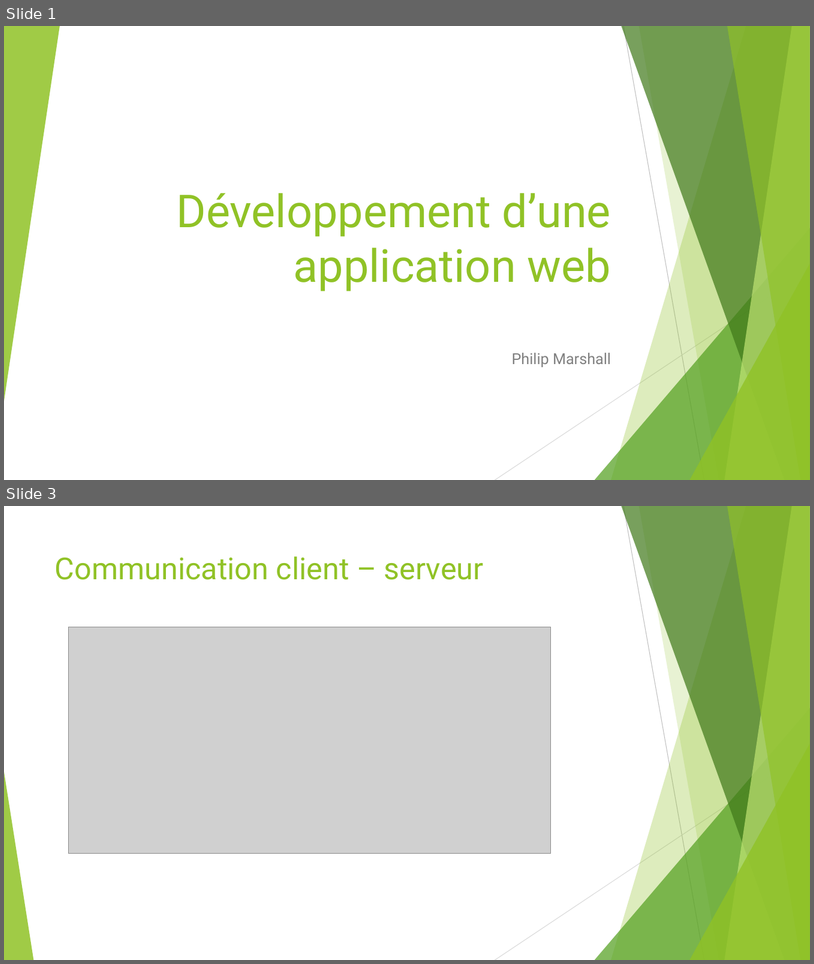
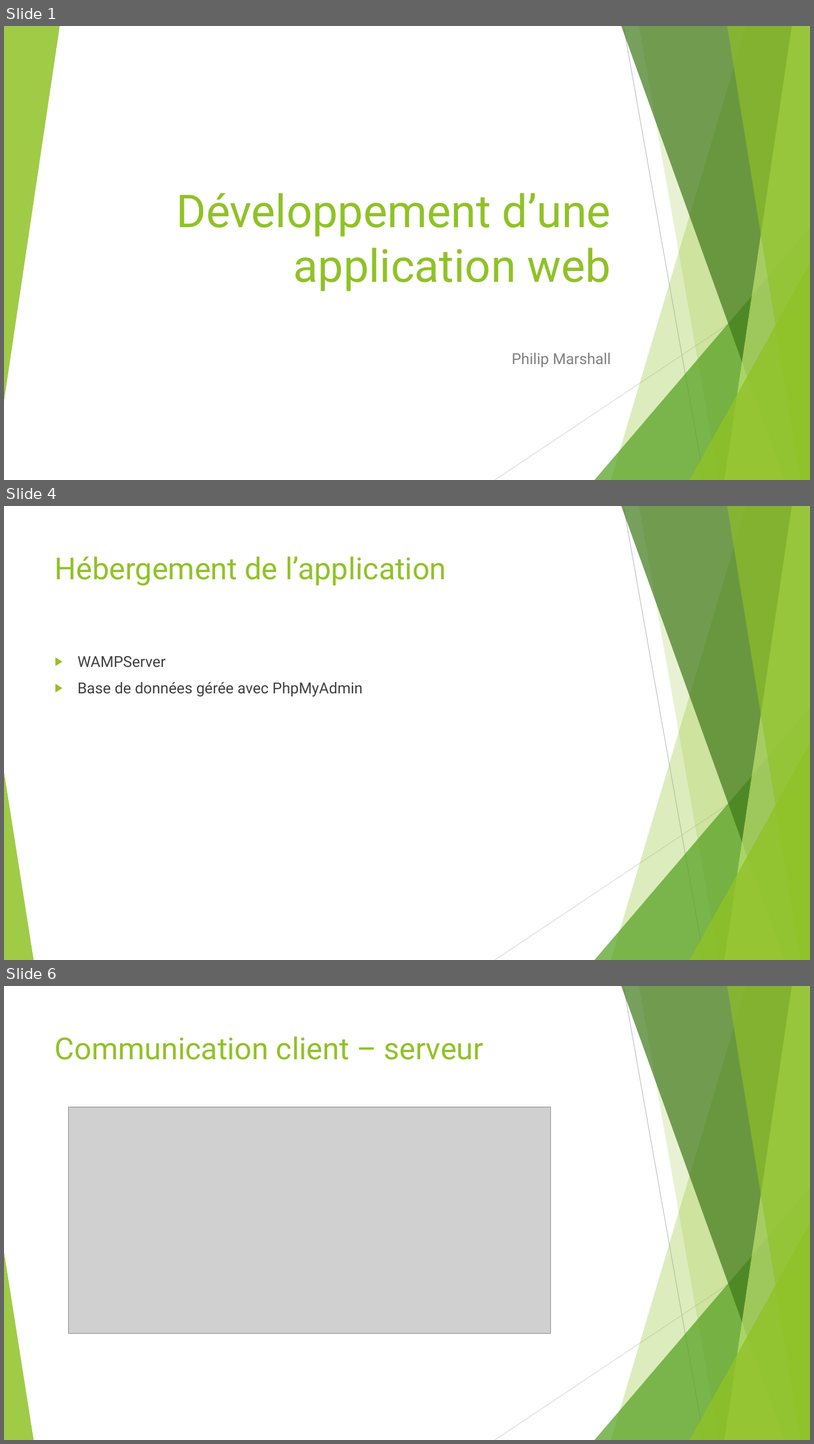
Before and after one commit to MarshallPhilip/TIP-FICTIF, a slide deck: Doc/Presentation/Presentation.pptx. Shown one above the other, each under a label of ours: slides 1 and 3 before the commit, slides 1, 4 and 6 after it; the slides between them are not shown. The pictures are 814x964 and 814x1444 pixels, drawn with LibreOffice and Linux fonts; fonts in the diff are those of the drawing; grey boxes stand for pictures. Boxes give left, top, right and bottom in pixels: in the first picture for what was removed or moved away, otherwise in the second. Text is boxed around its words. In the diff, an @@ line names an element or a change of style, - is before the commit and + after.

```diff
--- a/Doc/Presentation/Presentation.pptx
+++ b/Doc/Presentation/Presentation.pptx
@@ slide 4 added at (4,506,810,960), background #FFFFFF; not listed: 10 template elements that a slide beside it also shows @@
@@ title added at (55,556,447,586), 36 pt, text #90C226 @@
+Hébergement de l’application
@@ text added at (78,656,363,697), 18 pt, text #404040 @@
+▶ WAMPServer
+▶ Base de données gérée avec PhpMyAdmin
@@ what was slide 3 is now slide 6 @@
```
Also in this commit, not shown: 1 slide changed, 8 other slides added, 1 slide removed, 1 other file.
